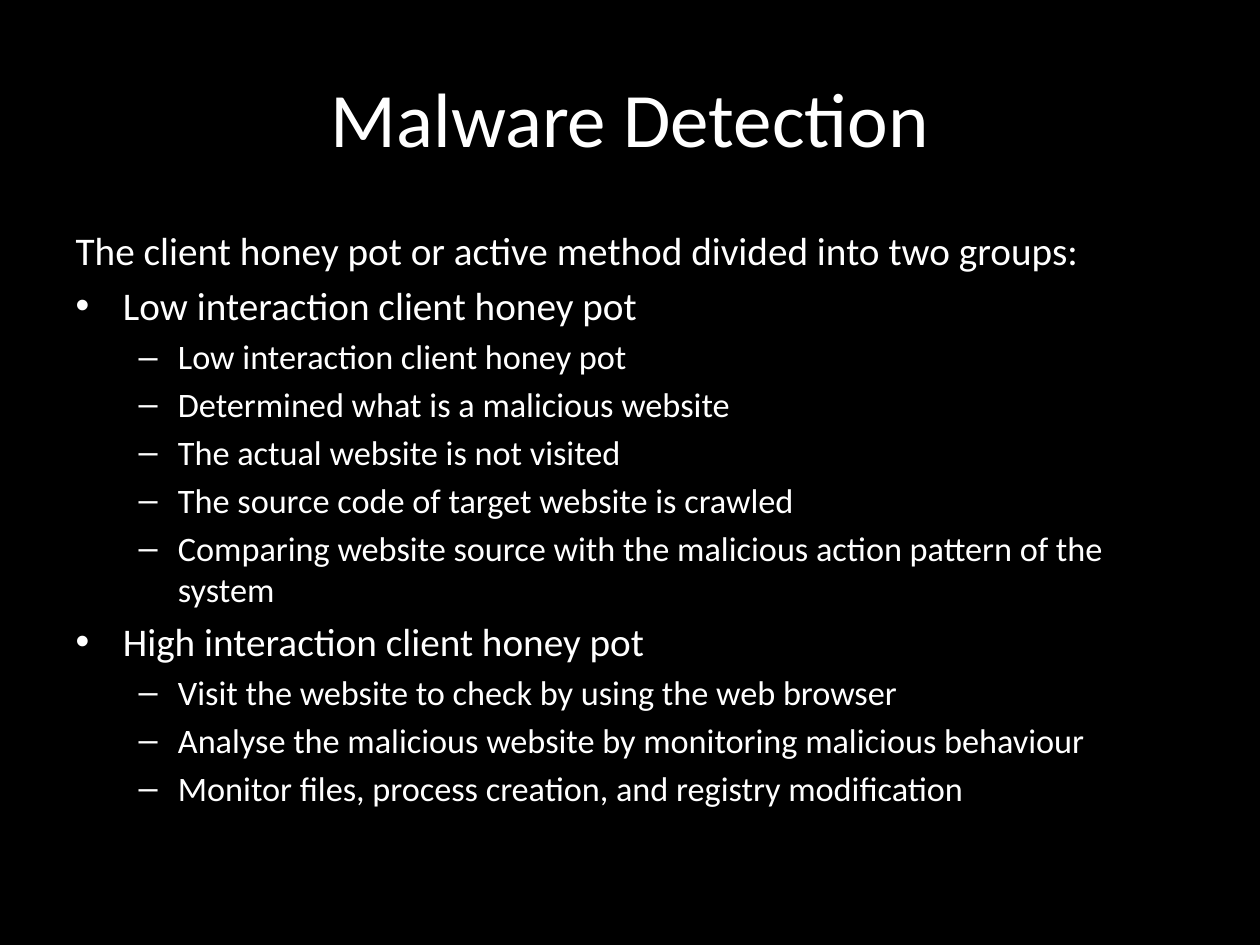
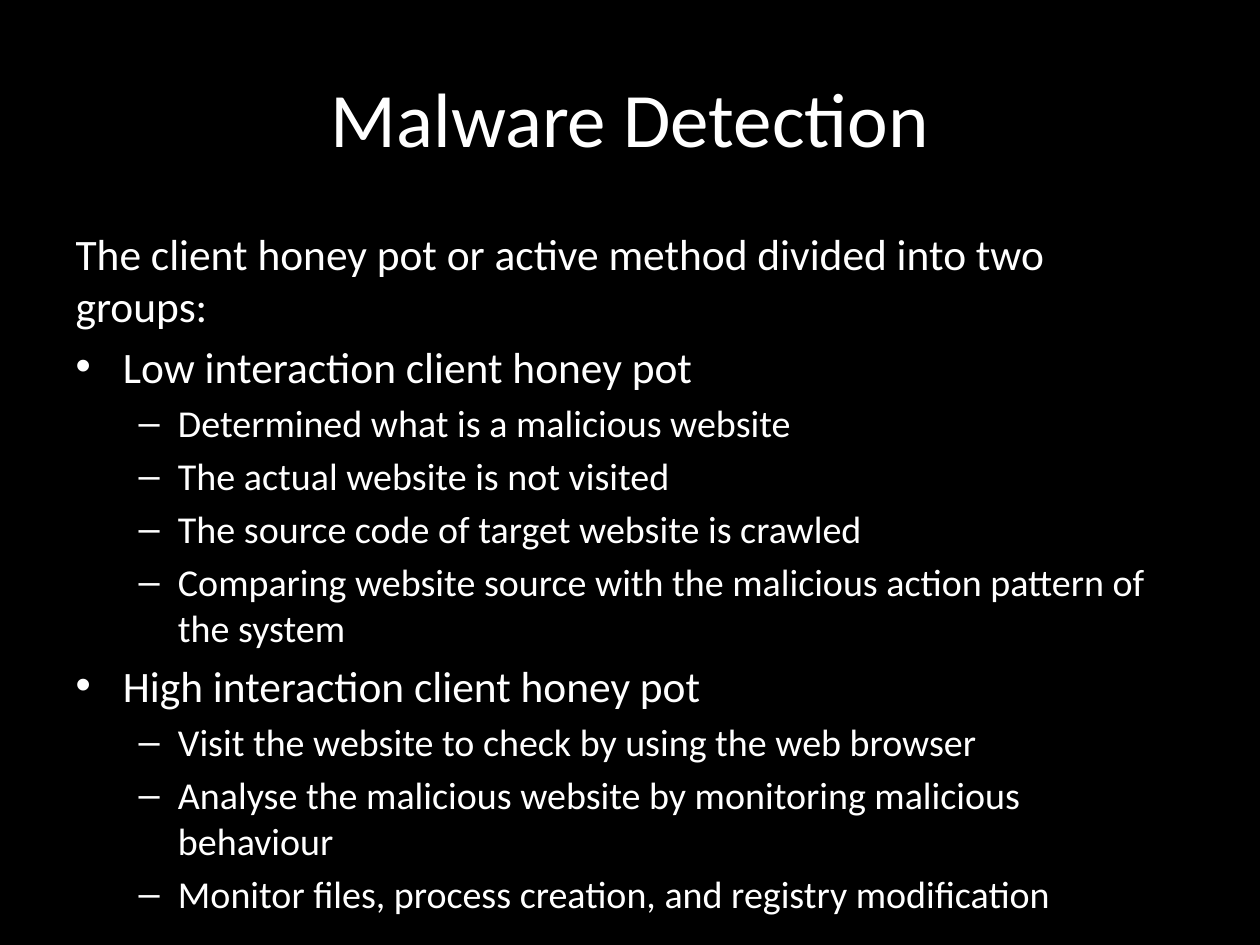
Before and after one commit to chrissorchard/malucrawl, a slide deck: slide 13 of doc/pres1/wk4-progress.pptx. Drawn at 1260x945 pixels with LibreOffice and Linux fonts; fonts in the diff are those of the drawing; background and template pictures are left out. Boxes give left, top, right and bottom in pixels: in the first picture for what was removed or moved away, otherwise in the second. Text is boxed around its words. In the diff, an @@ line names an element or a change of style, - is before the commit and + after.

Commit message:
remove the duplicated sentences.

```diff
--- a/doc/pres1/wk4-progress.pptx
+++ b/doc/pres1/wk4-progress.pptx
@@ text "The client honey pot or ..." at <box>76,240,1145,856</box>: size 22.4 to 24.8 pt in "The client honey pot or active method ...", "High interaction client honey pot"; size 19.6 to 24.8 pt in "Low interaction client honey pot"; size 19.6 to 21.7 pt in "Determined what is a malicious website", "The actual website is not visited", "The source code of target website is ...", "Comparing website source with the malicious action ..." and 3 more places; bullet – to •; list level 2 to 1 in "Low interaction client honey pot" @@
@@ text at <box>123,292,636,327</box>: paragraph removed @@
-• Low interaction client honey pot
```
